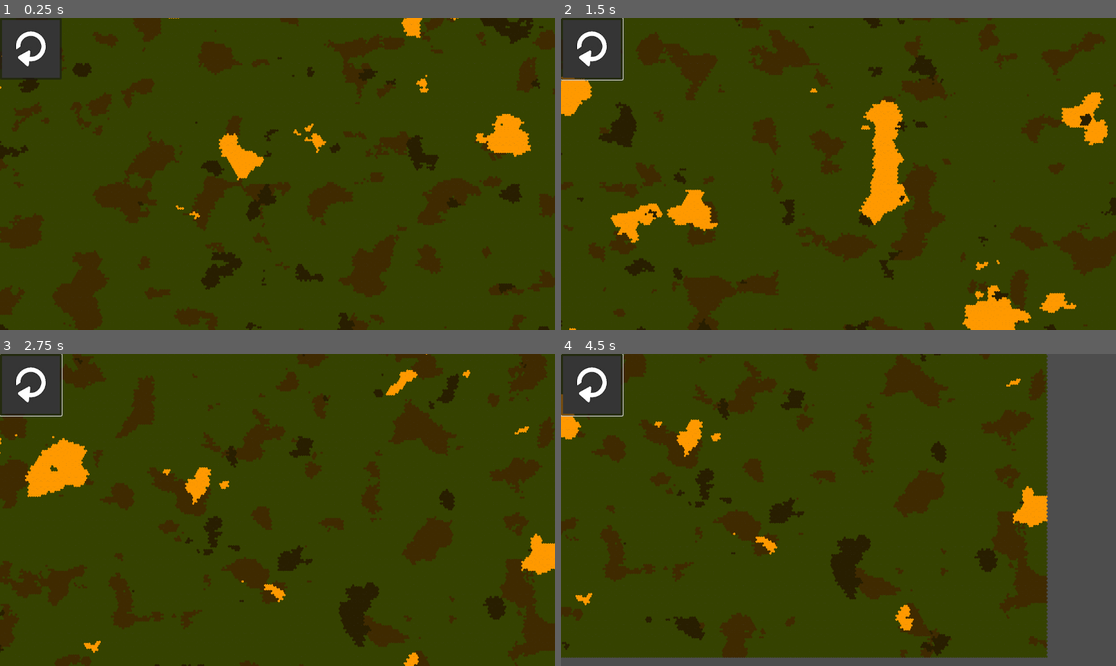
Above: before the commit, frames 1-4 (two rows, left to right).
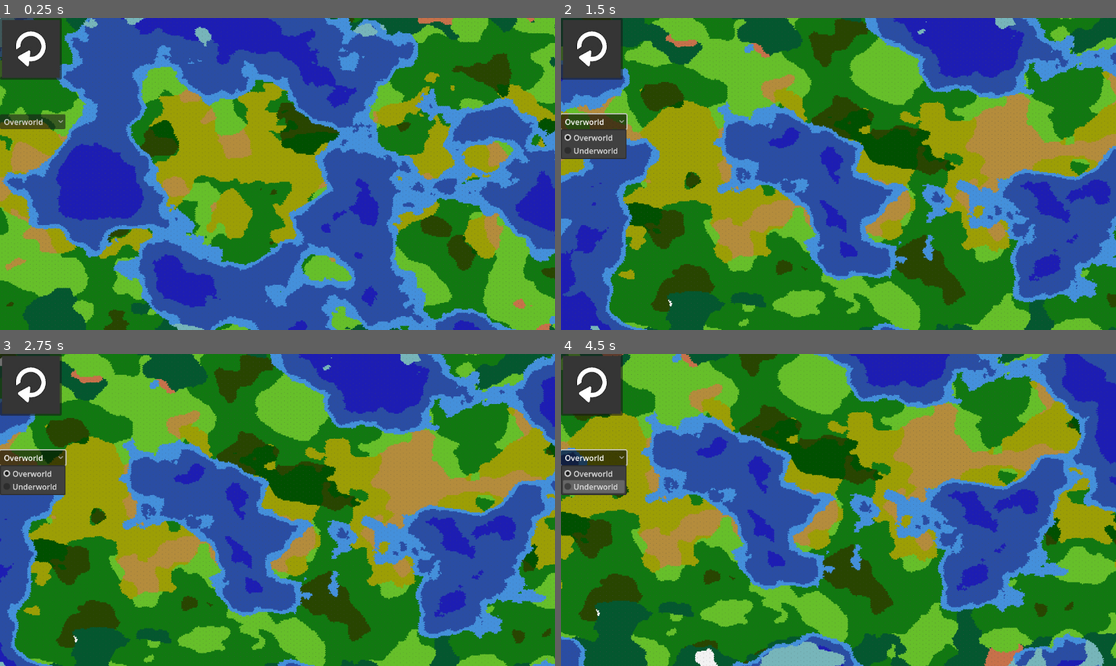
Above: after the commit, the same moments.

Repository: mopolita/ProceduralMap
Game: Godot game, scene res://scenes/main.tscn
The game is run twice, just before and just after one commit, with the same random seed, the same clock (stepped at 60 frames per second) and the same inputs.
Inputs (mouse positions are in pixels of both pictures, inside the frame that each line leads up to):
- Up to frame 1 (0.25 s): no input
- Up to frame 2 (1.5 s): click (594, 49) at 0.5 s; click (594, 120) at 1.25 s, where only the run after the commit has a clickable "Overworld"
- Up to frame 3 (2.75 s): tap Enter at 2 s; hold Right (ui_right) from 2.03 s (still down)
- Up to frame 4 (4.5 s): release Right (ui_right) at 2.78 s; hold Down (ui_down) 2.78-3.53 s; hold Right (ui_right) 3.53-4.28 s; hold Up (ui_up) from 4.28 s (still down)

The runs differ from the first frame. In frame 1, 96% of the frame differs, in the area x 0-100%, y 0-100%; in frame 2, 93%; in frame 3, 94%; in frame 4, 95%.

Commit message:
added option button, changed parameters
overall, a satisfactory commit

Diff:
--- a/scenes/Main.gd
+++ b/scenes/Main.gd
@@ -8,4 +8,7 @@
 	return Vector2(x,y)
 
 func _on_reload_button_pressed():
-	map.generate_map(Enums.WorldType.UNDERWORLD)
+	map.generate_map(map.world_type)
+
+func _on_world_type_item_selected(index):
+	map.world_type = index as Enums.WorldType
--- a/scenes/camera_control.tscn
+++ b/scenes/camera_control.tscn
@@ -8,7 +8,7 @@
 metadata/_edit_group_ = true
 
 [node name="Camera2D" type="Camera2D" parent="."]
-zoom = Vector2(0.09, 0.09)
+zoom = Vector2(0.05, 0.05)
 limit_left = -100000
 limit_top = -100000
 limit_right = 100000
--- a/scenes/main.tscn
+++ b/scenes/main.tscn
@@ -21,11 +21,16 @@
 offset_bottom = 128.0
 icon = ExtResource("4_tvj68")
 
-[node name="MenuBar" type="MenuBar" parent="Ui"]
-visible = false
-offset_right = 40.0
-offset_bottom = 40.0
-
-[node name="PopupMenu" type="PopupMenu" parent="Ui/MenuBar"]
+[node name="WorldType" type="OptionButton" parent="Ui"]
+offset_top = 200.0
+offset_right = 136.0
+offset_bottom = 231.0
+item_count = 2
+selected = 0
+popup/item_0/text = "Overworld"
+popup/item_0/id = 0
+popup/item_1/text = "Underworld"
+popup/item_1/id = 1
 
 [connection signal="pressed" from="Ui/ReloadButton" to="." method="_on_reload_button_pressed"]
+[connection signal="item_selected" from="Ui/WorldType" to="." method="_on_world_type_item_selected"]
--- a/scripts/Map.gd
+++ b/scripts/Map.gd
@@ -3,11 +3,12 @@
 @export var tile_map:  TileMap
 
 var hexagon_size = Vector2(30, 30)  # Adjust the size as needed
-var grid_size = Vector2(300, 200)  # Adjust the size of your grid
+var grid_size = Vector2(600, 400)  # Adjust the size of your grid
 var tile_grid: Array
+var world_type: Enums.WorldType
 
 func _ready():
-	generate_map(Enums.WorldType.UNDERWORLD)
+	generate_map(world_type)
 
 func generate_map(world_type):
 	Perlin.setup(world_type)
@@ -64,9 +65,9 @@
 			else:
 				type = Enums.OverworldTerrainTypes.SNOWPLAINS
 		elif (temperature > -5 and temperature <= 20):
-			if (precipitation <= 100):
+			if (precipitation <= 90):
 				type = Enums.OverworldTerrainTypes.PRAIRIE
-			elif (precipitation > 100 and precipitation <= 150):
+			elif (precipitation > 90 and precipitation <= 150):
 				type = Enums.OverworldTerrainTypes.TEMPERATE_FOREST
 			else:
 				type = Enums.OverworldTerrainTypes.SWAMP
@@ -82,7 +83,7 @@
 func set_beach():
 	pass
 
-func  set_overworld_tile(x: int, y: int, type: Enums.OverworldTerrainTypes):
+func set_overworld_tile(x: int, y: int, type: Enums.OverworldTerrainTypes):
 	match type:
 		Enums.OverworldTerrainTypes.TUNDRA:
 			tile_map.set_cell(0, Vector2i(x, y), 0, Vector2i(0, 0))
@@ -115,15 +116,16 @@
 		_:
 			tile_map.set_cell(0, Vector2i(x, y), 0, Vector2i(0, 0))
 
-func get_undeworld_type(cavern_layout, moisture, depht):
+func get_undeworld_type(cavern_layout, moisture, depth):
 	var type
-	if (cavern_layout > 0):
-		type = Enums.UnderworldTerrainTypes.CAVERN_WALL
-	elif (depht <= 0):
-		if (depht <= -25):
+	if (depth <= 0):
+		if (depth <= -12):
 			type = Enums.UnderworldTerrainTypes.DEEP_LAVA
 		else:
 			type = Enums.UnderworldTerrainTypes.SHALLOW_LAVA
+	elif (cavern_layout <= 0):
+		type = Enums.UnderworldTerrainTypes.CAVERN_WALL
+
 	elif (moisture >= 0):
 		type = Enums.UnderworldTerrainTypes.SHROOM
 	else:
--- a/scripts/Perlin.gd
+++ b/scripts/Perlin.gd
@@ -6,7 +6,7 @@
 
 var moisture_noise = FastNoiseLite.new()
 var cavern_layout_noise = FastNoiseLite.new()
-var depht_noise = FastNoiseLite.new()
+var depth_noise = FastNoiseLite.new()
 
 func generate_tile(world_type, x, y, height):
 	var tiles
@@ -15,24 +15,27 @@
 				scale_precipitation(precipitation.get_noise_2d(x, y)),
 				scale_height(height_noise.get_noise_2d(x, y))]
 	else:
-		tiles =  [abs(cavern_layout_noise.get_noise_2d(x, y)) * 10 - 4,
+		tiles =  [absf(cavern_layout_noise.get_noise_2d(x, y)) * 100 - 13,
 				scale_moisture(moisture_noise.get_noise_2d(x, y)),
-				scale_depht(depht_noise.get_noise_2d(x, y))]
+				scale_depth(depth_noise.get_noise_2d(x, y))]
 	return tiles
 
 func setup(world_type):
 	if (world_type == Enums.WorldType.OVERWORLD):
-		set_noise(height_noise, 0.01)
-		set_noise(temperature, 0.035)
-		set_noise(precipitation, 0.025)
+		set_noise(height_noise, 0.0075)
+		set_noise(temperature, 0.02)
+		set_noise(precipitation, 0.015)
 
-		set_fractal(precipitation, FastNoiseLite.FRACTAL_FBM, 4, 0.3)
-		set_fractal(temperature, FastNoiseLite.FRACTAL_FBM, 4, 0.2)
+		set_fractal(precipitation, FastNoiseLite.FRACTAL_FBM, 4, 0.4)
+		set_fractal(temperature, FastNoiseLite.FRACTAL_FBM, 4, 0.3)
 		set_fractal(height_noise, FastNoiseLite.FRACTAL_FBM, 10, 0.15)
 	else:
-		set_noise(cavern_layout_noise, 0.03)
-		set_noise(moisture_noise, 0.04)
-		set_noise(depht_noise, 0.02)
+		set_noise(cavern_layout_noise, 0.0075)
+		set_noise(moisture_noise, 0.02)
+		set_noise(depth_noise, 0.015)
+
+		set_fractal(depth_noise,FastNoiseLite.FRACTAL_FBM, 10, 0.25)
+		set_fractal(moisture_noise,FastNoiseLite.FRACTAL_FBM, 4, 0.1)
 
 func set_noise(noise, frequency):
 	noise.set_noise_type(FastNoiseLite.TYPE_PERLIN)
@@ -48,7 +51,7 @@
 	return ((t + 1) / 2) * 65 - 25
 
 func temperature_modifier(x, height):
-	return sin((x / height) * 2 * PI - PI/2) * 15
+	return sin((x / height) * 2 * PI - PI/2) * 17.5
 
 func scale_precipitation(p):
 	var prec = ((p + 1) / 2) * 400 - 100
@@ -58,7 +61,7 @@
 	return ((h + 1) / 2) * 8500 - 4000
 
 func scale_moisture(p):
-	return (p + 1) / 2 * 10 - 4
+	return ((p + 1) / 2) * 90 - 50
 
-func scale_depht(d):
-	return ((d + 1) / 2) * 150 - 50
+func scale_depth(d):
+	return ((d + 1) / 2) * 175 - 75
Binary file changed: images/underworld_tileset.png
